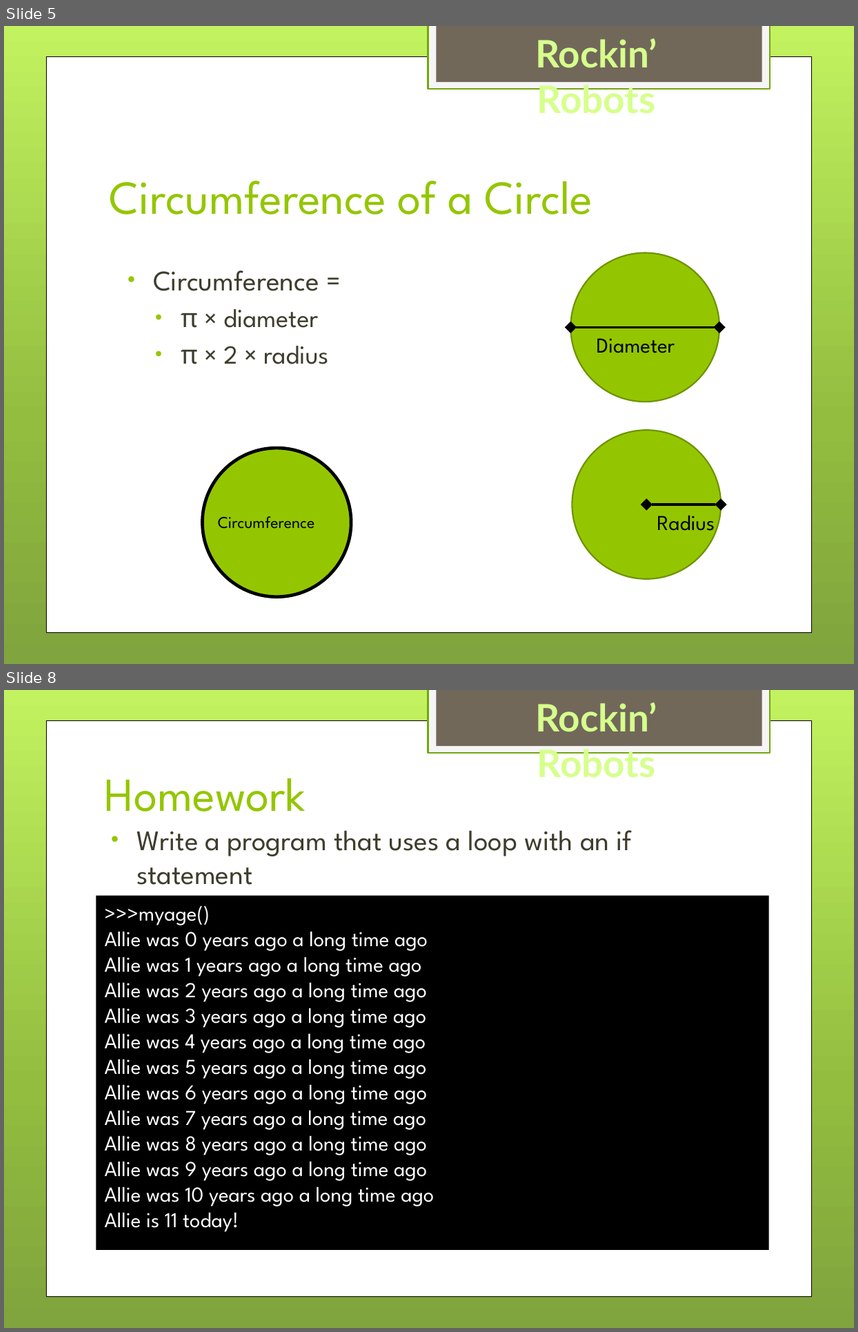
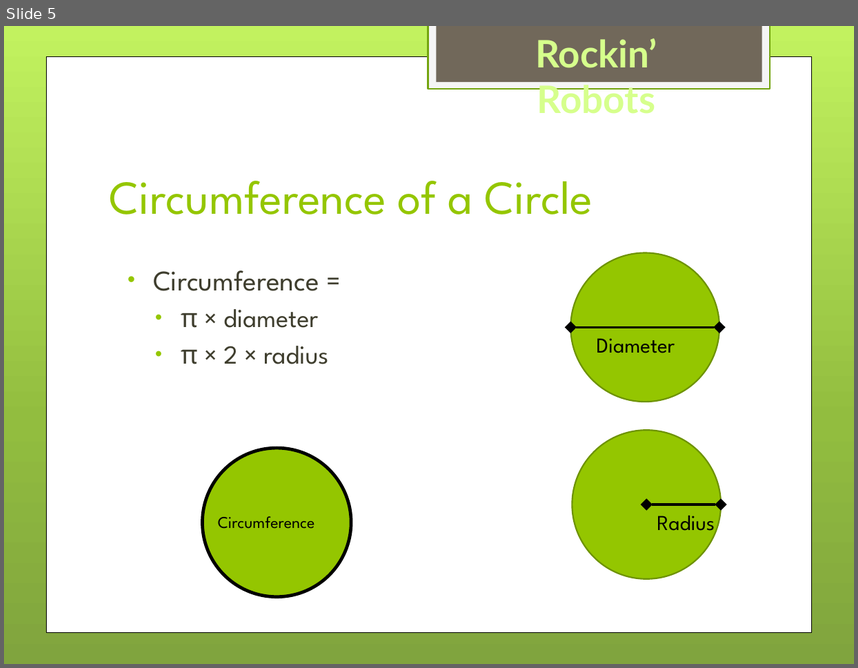
Before and after one commit to drahmel/el-segundo-girl-scouts-robotics-2017, a slide deck: meeting-6-circle-wheel/Girl Scouts LEGO Robotics - Meeting 6 - Wheel and Circle.pptx. Shown one above the other, each under a label of ours: slides 5 and 8 before the commit, slide 5 after it; the slides between them are not shown. The pictures are 858x1332 and 858x668 pixels, drawn with LibreOffice and Linux fonts; fonts in the diff are those of the drawing; background and template pictures are left out. Boxes give left, top, right and bottom in pixels: in the first picture for what was removed or moved away, otherwise in the second. Text is boxed around its words. In the diff, an @@ line names an element or a change of style, - is before the commit and + after.

```diff
--- a/meeting-6-circle-wheel/Girl Scouts LEGO Robotics - Meeting 6 - Wheel and Circle.pptx
+++ b/meeting-6-circle-wheel/Girl Scouts LEGO Robotics - Meeting 6 - Wheel and Circle.pptx
@@ slide 8 removed at [4,690,854,1328], background gradient #C3F35F to #93BF3F to #81A53E; not listed: 4 template elements that a slide beside it also shows @@
@@ title removed at [105,778,306,811] @@
-Homework
@@ text removed at [136,830,633,885] @@
-• Write a program that uses a loop with an if statement
@@ rectangle removed at [96,896,769,1250] @@
->>>myage()
-Allie was 0 years ago a long time ago
-Allie was 1 years ago a long time ago
-Allie was 2 years ago a long time ago
-Allie was 3 years ago a long time ago
-Allie was 4 years ago a long time ago
-Allie was 5 years ago a long time ago
-Allie was 6 years ago a long time ago
-Allie was 7 years ago a long time ago
-Allie was 8 years ago a long time ago
-Allie was 9 years ago a long time ago
-Allie was 10 years ago a long time ago
-Allie is 11 today!
```
Also in this commit, not shown: 2 slides changed, 1 other slide removed.
